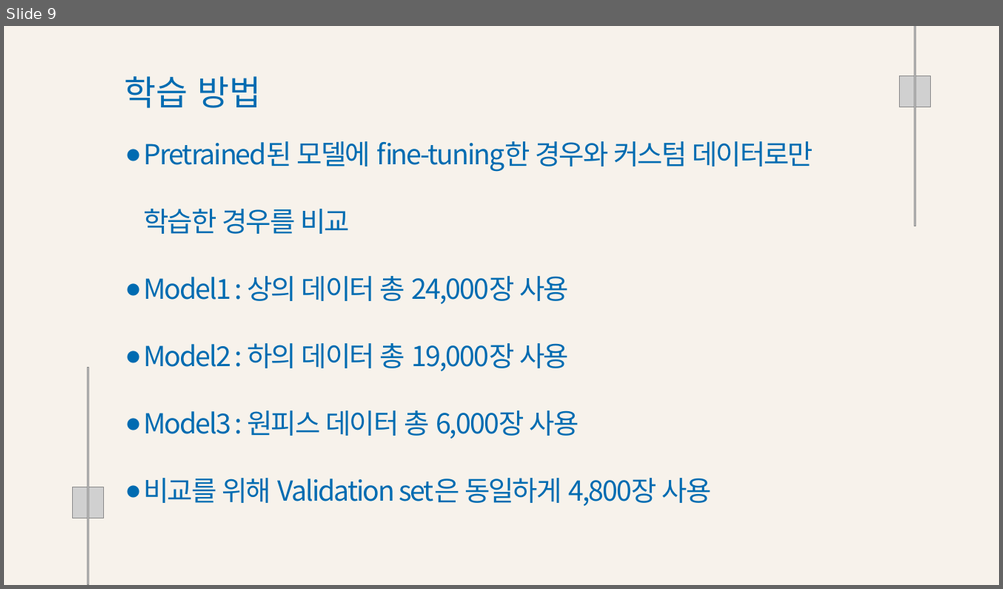
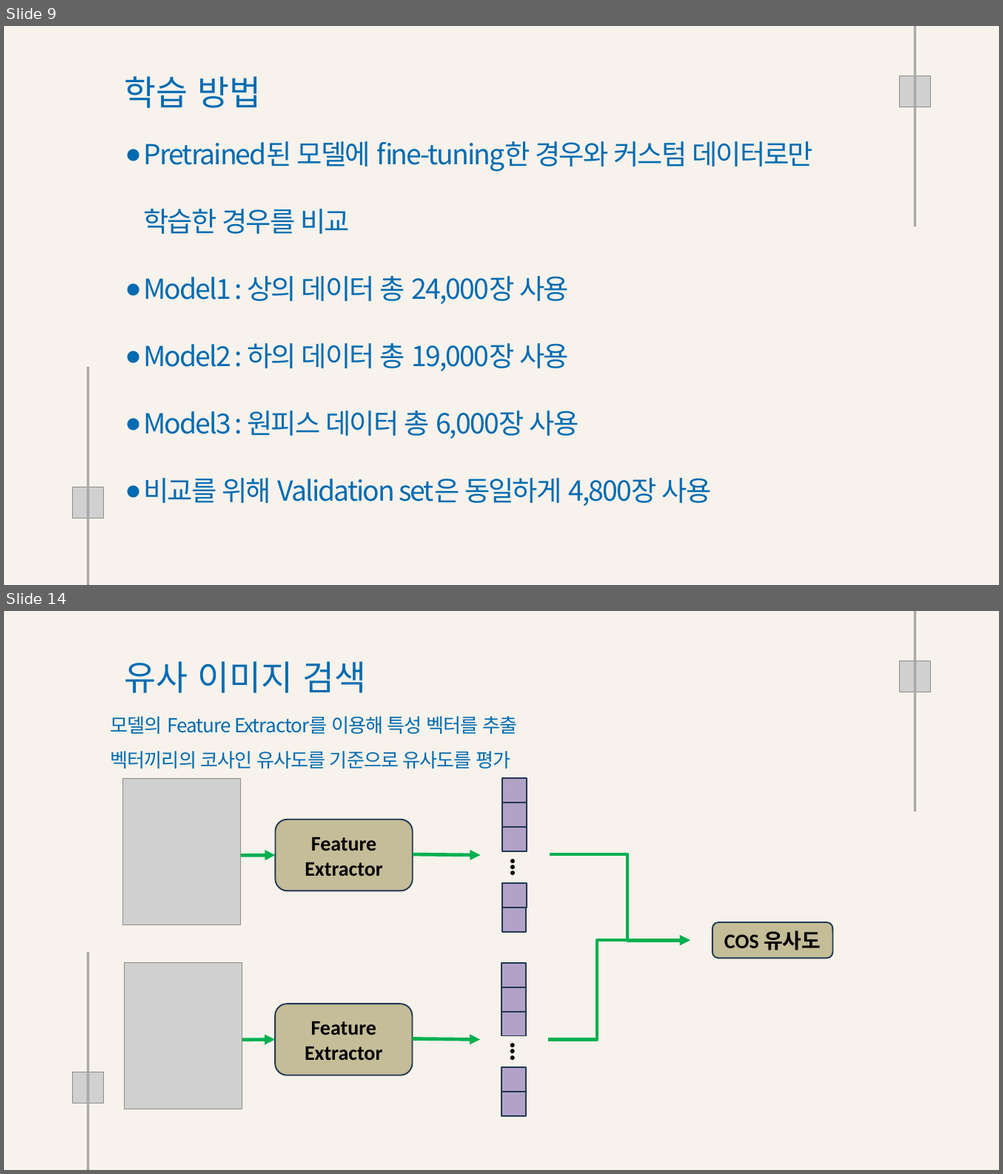
Before and after one commit to Playdata-G-DA35/DA35-final-team2-Item_Classification_RPA, a slide deck: documents/의류 카테고리 분류 모델 결과 보고서.pptx. Shown one above the other, each under a label of ours: slide 9 before the commit, slides 9 and 14 after it; the slides between them are not shown. The pictures are 1003x589 and 1003x1174 pixels, drawn with LibreOffice and Linux fonts; fonts in the diff are those of the drawing; grey boxes stand for pictures; background and template pictures are left out. Boxes give left, top, right and bottom in pixels: in the first picture for what was removed or moved away, otherwise in the second. Text is boxed around its words. In the diff, an @@ line names an element or a change of style, - is before the commit and + after.

```diff
--- a/documents/의류 카테고리 분류 모델 결과 보고서.pptx
+++ b/documents/의류 카테고리 분류 모델 결과 보고서.pptx
@@ slide 14 added at (x1=4, y1=611, x2=999, y2=1170), background #F7F2EB @@
@@ picture added at (x1=913, y1=611, x2=915, y2=811) @@
@@ text added at (x1=124, y1=661, x2=366, y2=693), 50 pt, text #006BB1 @@
+유사 이미지 검색
@@ picture added at (x1=899, y1=661, x2=930, y2=692) @@
@@ text added at (x1=111, y1=716, x2=517, y2=769), 28 pt, text #006BB1 @@
+모델의 Feature Extractor를 이용해 특성 벡터를 추출
+벡터끼리의 코사인 유사도를 기준으로 유사도를 평가
@@ picture added at (x1=123, y1=778, x2=240, y2=925) @@
@@ rounded rectangle added at (x1=275, y1=820, x2=412, y2=891), fill #C4BD97, outline #233953 2 pt, 30 pt, text #000000, bold @@
+Feature Extractor
@@ arrow added from (412, 854) to (480, 855), #00B050 5 pt @@
@@ group added at (x1=502, y1=778, x2=526, y2=932): 5 rectangles, 1 text @@
+•••
@@ elbow arrow added from (549, 854) to (690, 940), #00B050 5 pt @@
@@ arrow added from (239, 856) to (275, 855), #00B050 5 pt @@
@@ elbow arrow added from (548, 1039) to (690, 940), #00B050 5 pt @@
@@ rounded rectangle added at (x1=712, y1=923, x2=833, y2=959), fill #C4BD97, outline #233953 2 pt, 30 pt, text #000000, bold @@
+COS 유사도
@@ picture added at (x1=88, y1=952, x2=89, y2=1170) @@
@@ picture added at (x1=125, y1=963, x2=242, y2=1109) @@
@@ rounded rectangle added at (x1=275, y1=1004, x2=412, y2=1076), fill #C4BD97, outline #233953 2 pt, 30 pt, text #000000, bold @@
+Feature Extractor
@@ arrow added from (239, 1040) to (275, 1039), #00B050 5 pt @@
@@ arrow added from (412, 1039) to (480, 1039), #00B050 5 pt @@
@@ group added at (x1=501, y1=963, x2=526, y2=1116): 5 rectangles, 1 text @@
+•••
@@ picture added at (x1=73, y1=1073, x2=103, y2=1103) @@
```
Also in this commit, not shown: 6 slides changed, 4 other slides added, 9 slides removed, 2 other files.
